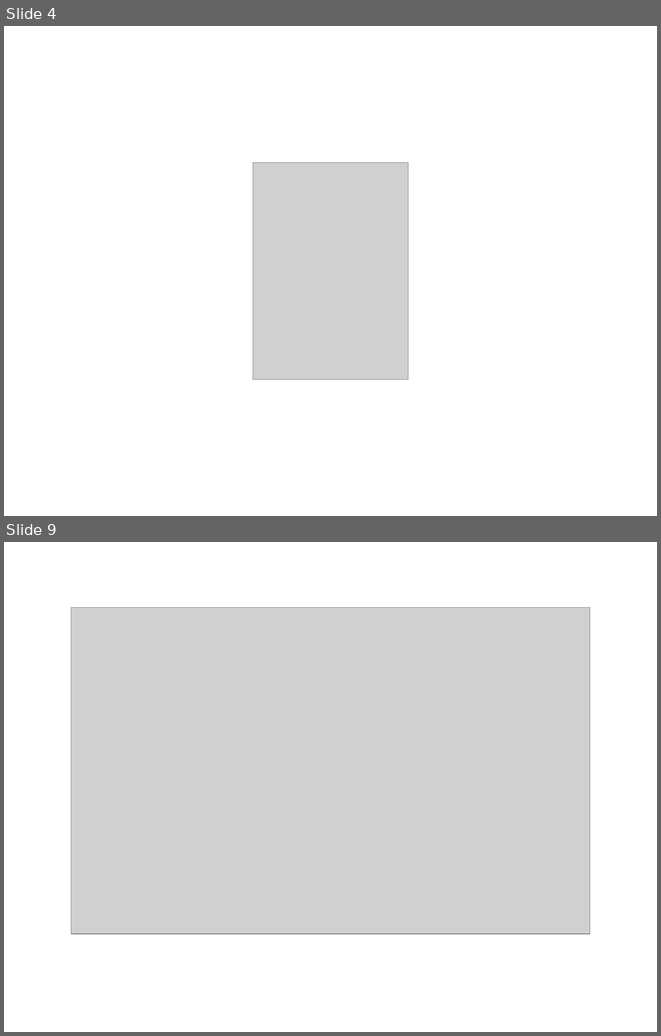
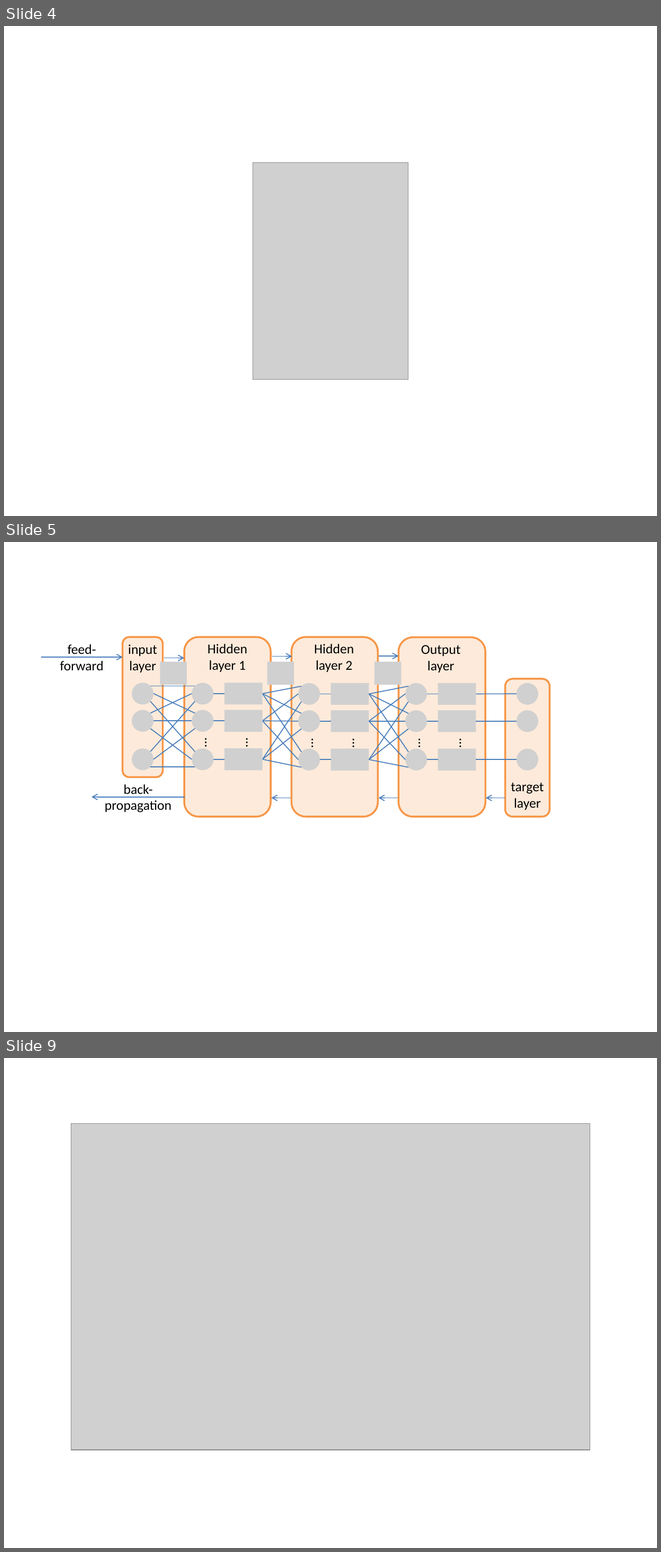
Before and after one commit to wenduow/BeefNet, a slide deck: trunk/pic/pic.pptx. Shown one above the other, each under a label of ours: slides 4 and 9 before the commit, slides 4, 5 and 9 after it; the slides between them are not shown. The pictures are 661x1036 and 661x1552 pixels, drawn with LibreOffice and Linux fonts; fonts in the diff are those of the drawing; grey boxes stand for pictures. Boxes give left, top, right and bottom in pixels: in the first picture for what was removed or moved away, otherwise in the second. Text is boxed around its words. In the diff, an @@ line names an element or a change of style, - is before the commit and + after.

```diff
--- a/trunk/pic/pic.pptx
+++ b/trunk/pic/pic.pptx
@@ slide 5 added at <box>4,542,657,1032</box>, background #FFFFFF @@
@@ group added at <box>41,637,550,817</box>: 39 lines, 27 pictures, 13 texts, 8 arrows, 5 rounded rectangles @@
+Output
+layer
+Hidden
+layer 2
+feed-forward
+…
+…
+…
+…
+Hidden
+layer 1
+back-propagation
+…
+…
+input
+layer
+target
+layer
```
Also in this commit, not shown: 2 slides changed, 1 other slide added, 2 slides removed, 12 other files.
